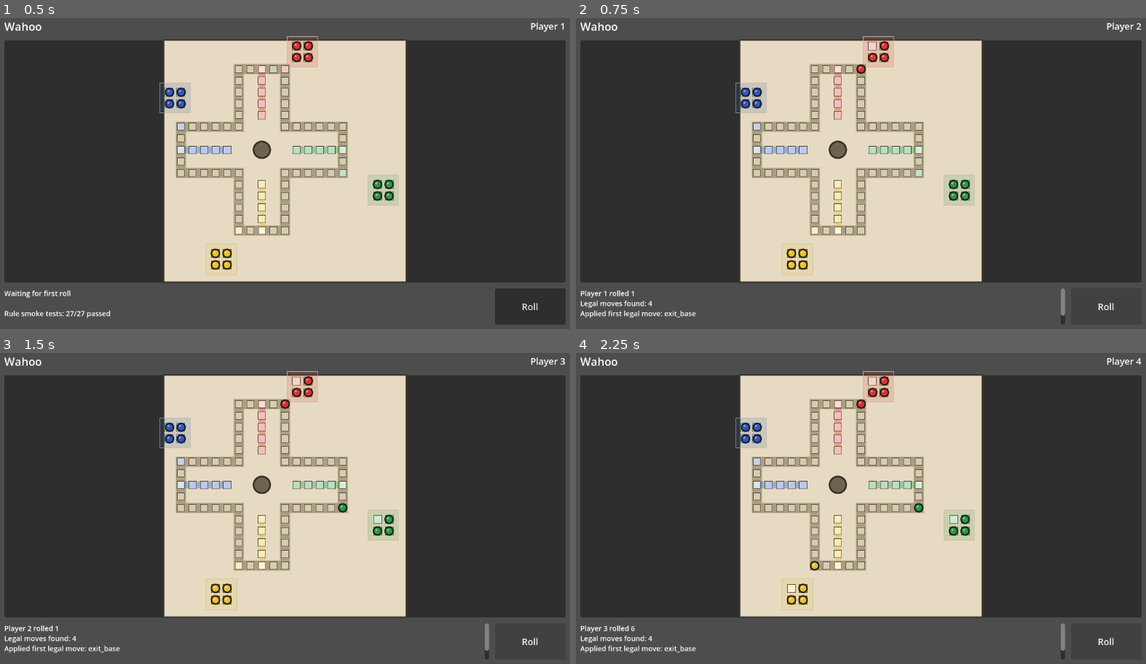
Above: before the commit, frames 1-4 (two rows, left to right).
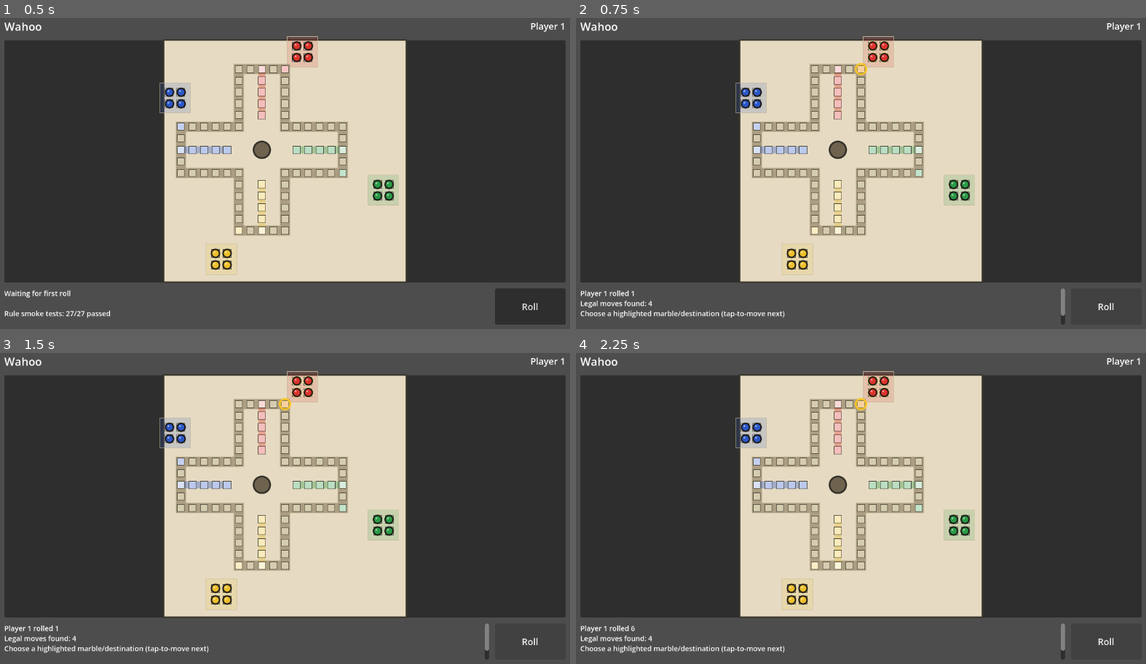
Above: after the commit, the same moments.

Repository: ItsTheMcCoy/wahoo-app
Game: Godot game, scene res://scenes/Main.tscn
The game is run twice, just before and just after one commit, with the same random seed, the same clock (stepped at 60 frames per second) and the same inputs.
Inputs:
- Up to frame 1 (0.5 s): no input
- Up to frame 2 (0.75 s): click "Roll" at 0.5 s
- Up to frame 3 (1.5 s): click "Roll" at 1.25 s
- Up to frame 4 (2.25 s): click "Roll" at 2 s

Frame 1 is identical in both runs. In frame 2, 0.5% of the frame differs, in the area x 0-100%, y 1-97%; in frame 3, 0.6%; in frame 4, 0.7%.

Commit message:
Highlight legal moves after roll

Diff:
--- a/godot/scripts/main.gd
+++ b/godot/scripts/main.gd
@@ -12,6 +12,8 @@
 var _rng := RandomNumberGenerator.new()
 var _state: WahooState
 var _smoke_summary := ""
+var _pending_moves: Array = []
+var _pending_roll: Variant = null
 
 func _ready() -> void:
     _rng.randomize()
@@ -22,14 +24,23 @@
     _render_status("Waiting for first roll")
 
 func _on_roll_pressed() -> void:
+    _board.clear_legal_moves()
+    _pending_moves = []
+    _pending_roll = null
+
     var roll := _rng.randi_range(1, 6)
     var player := _state.current_player
     var legal := WahooRules.legal_moves(_state, player, roll)
     var line := "Player %d rolled %d\nLegal moves found: %d" % [player + 1, roll, legal.size()]
     if legal.size() > 0:
-        WahooRules.apply_move(_state, legal[0])
-        line += "\nApplied first legal move: %s" % String(legal[0]["kind"])
-    _state.current_player = (_state.current_player + 1) % WahooState.NUM_PLAYERS
+        _pending_moves = legal.duplicate(true)
+        _pending_roll = roll
+        _state.pending_roll = roll
+        _board.set_legal_moves(_pending_moves, player)
+        line += "\nChoose a highlighted marble/destination (tap-to-move next)"
+    else:
+        _state.pending_roll = null
+        _state.current_player = (_state.current_player + 1) % WahooState.NUM_PLAYERS
     _board.set_state(_state)
     _render_status(line)
 
--- a/godot/scripts/wahoo_board_view.gd
+++ b/godot/scripts/wahoo_board_view.gd
@@ -14,6 +14,9 @@
 const CENTER_EDGE := Color(0.18, 0.17, 0.14)
 const MARBLE_EDGE := Color(0.10, 0.09, 0.07)
 const MARBLE_HIGHLIGHT := Color(1.0, 1.0, 1.0, 0.48)
+const MOVE_SOURCE_RING := Color(1.0, 0.97, 0.55, 0.95)
+const MOVE_DEST_FILL := Color(1.0, 0.92, 0.18, 0.26)
+const MOVE_DEST_RING := Color(1.0, 0.78, 0.10, 0.95)
 const PLAYER_COLORS := [
     Color(0.86, 0.20, 0.17),
     Color(0.16, 0.60, 0.27),
@@ -25,6 +28,8 @@
 var _board_rect := Rect2()
 var _cell_size := 0.0
 var _marble_nodes: Array = []
+var _legal_moves: Array = []
+var _legal_move_player := -1
 
 func _ready() -> void:
     _ensure_marble_nodes()
@@ -34,6 +39,18 @@
 func set_state(state: WahooState) -> void:
     _state = state
     _ensure_marble_nodes()
+    _refresh_marble_nodes()
+    queue_redraw()
+
+func set_legal_moves(moves: Array, player: int) -> void:
+    _legal_moves = moves.duplicate(true)
+    _legal_move_player = player
+    _refresh_marble_nodes()
+    queue_redraw()
+
+func clear_legal_moves() -> void:
+    _legal_moves = []
+    _legal_move_player = -1
     _refresh_marble_nodes()
     queue_redraw()
 
@@ -49,6 +66,7 @@
     _draw_home_rows()
     _draw_track_cells()
     _draw_center()
+    _draw_move_destinations()
 
 func _square_board_rect() -> Rect2:
     var side: float = min(size.x, size.y)
@@ -122,6 +140,24 @@
     var radius: float = max(8.0, _cell_size * 0.72)
     draw_circle(center, radius, CENTER_FILL)
     draw_arc(center, radius, 0.0, TAU, 40, CENTER_EDGE, max(2.0, _cell_size * 0.08), true)
+
+func _draw_move_destinations() -> void:
+    if _legal_moves.is_empty() or _legal_move_player < 0:
+        return
+
+    var drawn := {}
+    for move in _legal_moves:
+        var dest: Array = move["dest"]
+        var coord := WahooLayout.location_grid_coord(dest, _legal_move_player, int(move["marble"]))
+        var key := "%d,%d" % [coord.x, coord.y]
+        if drawn.has(key):
+            continue
+        drawn[key] = true
+
+        var center := _grid_to_local(coord)
+        var radius: float = _cell_size * (0.58 if String(dest[0]) == "CENTER" else 0.46)
+        draw_circle(center, radius, MOVE_DEST_FILL)
+        draw_arc(center, radius, 0.0, TAU, 44, MOVE_DEST_RING, max(2.0, _cell_size * 0.08), true)
 
 func _draw_grid_square(coord: Vector2i, fill: Color, edge: Color, scale: float) -> void:
     var rect := _grid_cell_rect(coord, scale)
@@ -192,19 +228,37 @@
             token.position = center - token.size * 0.5
             token.z_index = 10 + player
             token.visible = true
+            token.set_selectable(_marble_has_legal_move(player, marble_id))
+
+func _marble_has_legal_move(player: int, marble_id: int) -> bool:
+    if player != _legal_move_player:
+        return false
+    for move in _legal_moves:
+        if int(move["marble"]) == marble_id:
+            return true
+    return false
 
 class MarbleToken:
     extends Control
 
     var _color := Color.WHITE
+    var _selectable := false
 
     func set_color(color: Color) -> void:
         _color = color
         queue_redraw()
 
+    func set_selectable(selectable: bool) -> void:
+        if _selectable == selectable:
+            return
+        _selectable = selectable
+        queue_redraw()
+
     func _draw() -> void:
         var radius: float = min(size.x, size.y) * 0.48
         var center := size * 0.5
+        if _selectable:
+            draw_arc(center, radius * 1.08, 0.0, TAU, 40, MOVE_SOURCE_RING, max(2.0, radius * 0.16), true)
         draw_circle(center, radius, _color)
         draw_arc(center, radius, 0.0, TAU, 36, MARBLE_EDGE, max(1.5, radius * 0.13), true)
         draw_circle(center - Vector2(radius * 0.28, radius * 0.30), radius * 0.23, MARBLE_HIGHLIGHT)
Not shown, changed: documents/DEVELOPMENT_PLAN.md
